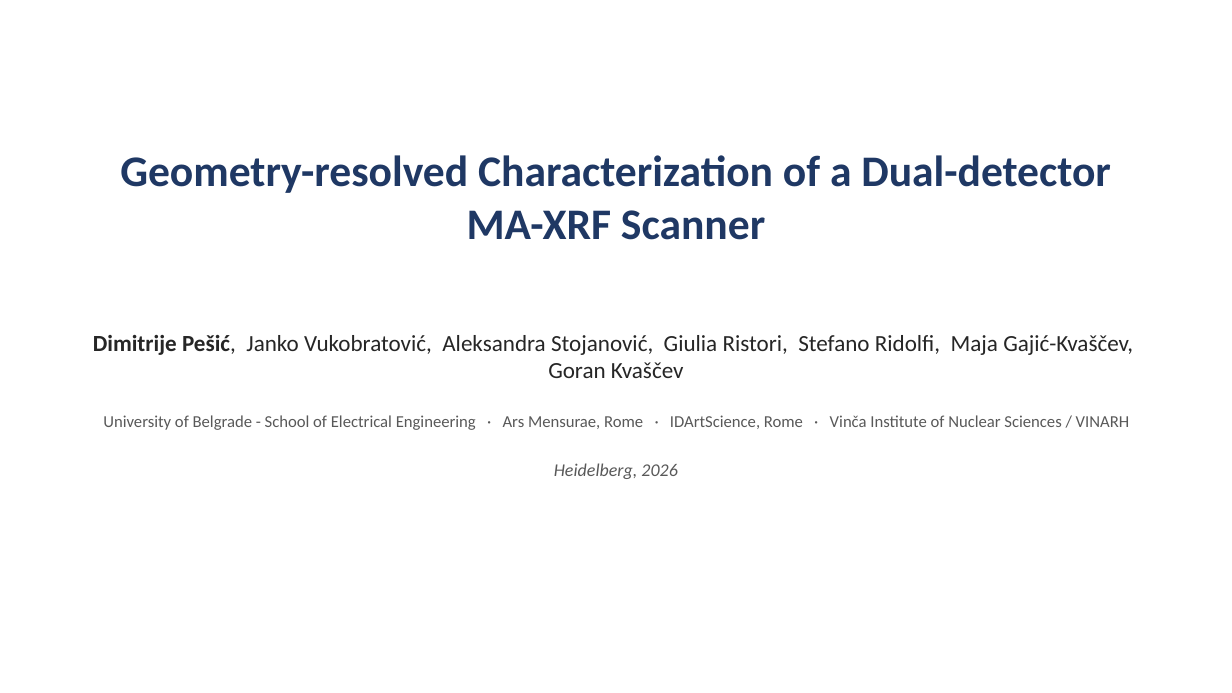
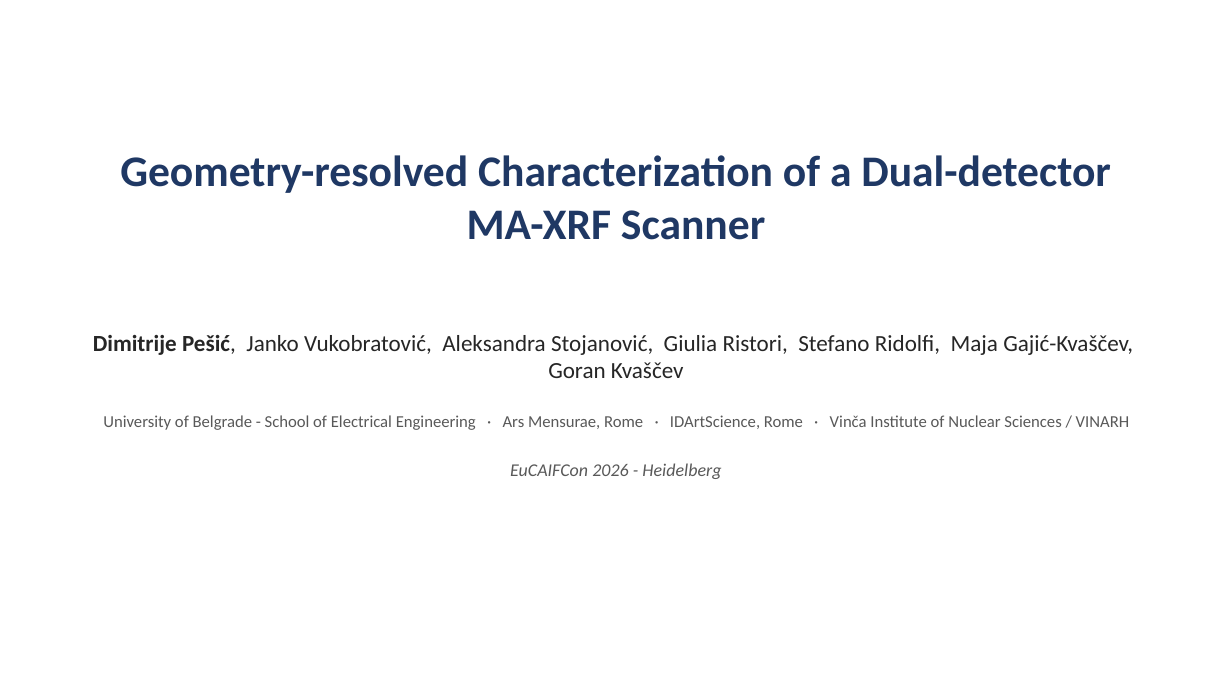
Before and after one commit to JankoVukobratovic/VincaInternship, a slide deck: slide 1 of presentation/dual_detector_talk.pptx. Drawn at 1232x693 pixels with LibreOffice and Linux fonts; fonts in the diff are those of the drawing. Boxes give left, top, right and bottom in pixels: in the first picture for what was removed or moved away, otherwise in the second. Text is boxed around its words. In the diff, an @@ line names an element or a change of style, - is before the commit and + after.

```diff
--- a/presentation/dual_detector_talk.pptx
+++ b/presentation/dual_detector_talk.pptx
@@ text at <box>510,463,721,479</box>: text changed @@
-Heidelberg, 2026
+EuCAIFCon 2026 - Heidelberg
```
Also in this commit, not shown: 2 other slides changed, 1 slide added, 1 slide removed, 2 other files.
